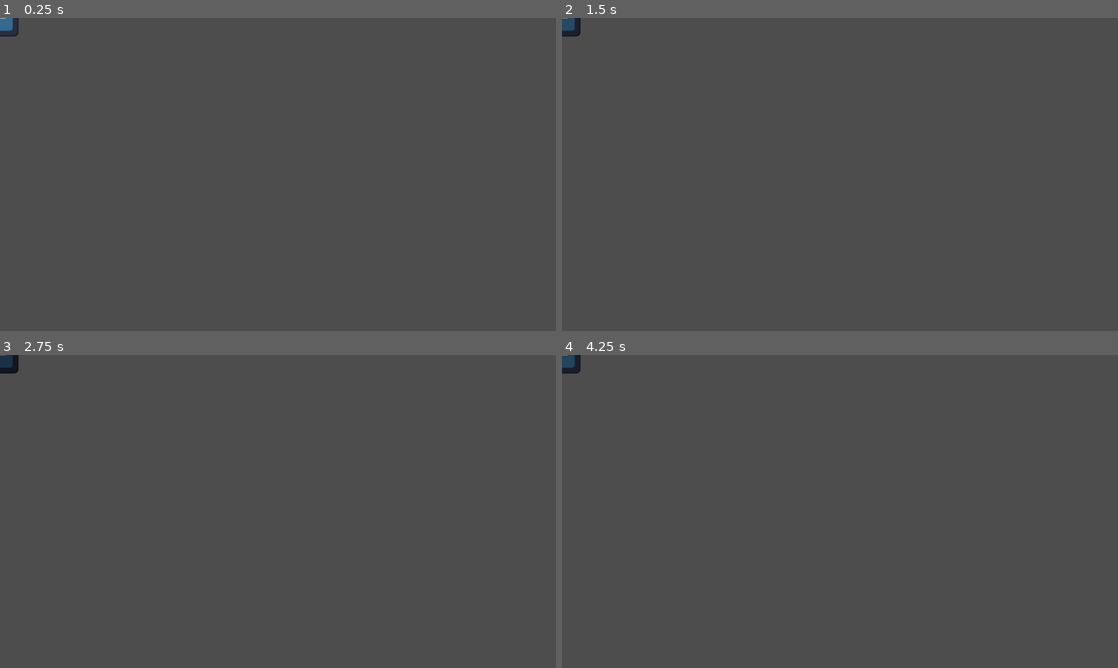
Above: before the commit, frames 1-4 (two rows, left to right).
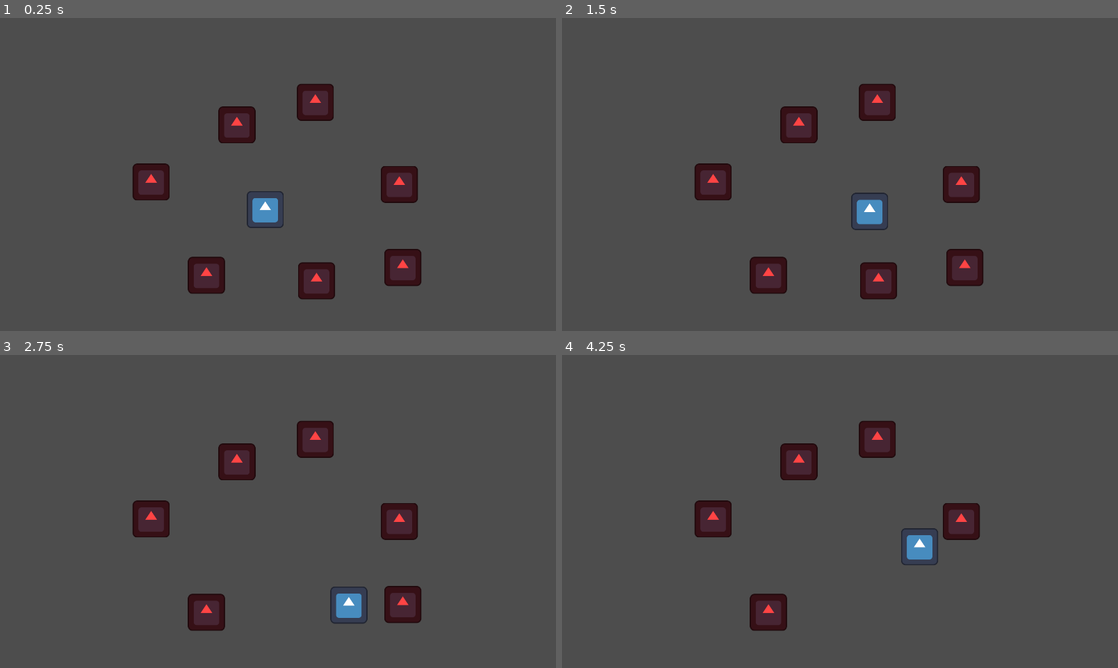
Above: after the commit, the same moments.

Repository: parrotwise/eventide-brackeys-2026-2
Game: Godot game, scene res://temp/parrot/test_level.tscn
The game is run twice, just before and just after one commit, with the same random seed, the same clock (stepped at 60 frames per second) and the same inputs. The project has no main scene, so this scene is started directly. The engine's default icon, where the game draws it, is replaced by a stand-in: a white triangle on a blue panel in a dark square.
Inputs:
- Up to frame 1 (0.25 s): no input
- Up to frame 2 (1.5 s): tap Enter at 0.5 s; hold Right (ui_right) 0.53-1.28 s; hold Down (ui_down) from 1.28 s (still down)
- Up to frame 3 (2.75 s): release Down (ui_down) at 2.03 s; hold Right (ui_right) from 2.03 s (still down)
- Up to frame 4 (4.25 s): release Right (ui_right) at 2.78 s; hold Up (ui_up) 2.78-3.53 s; hold Left (ui_left) from 3.53 s (still down)

The runs differ from the first frame. In frame 1, 6.1% of the frame differs, in the area x 0-76%, y 0-90%; in frame 2, 6.1%; in frame 3, 5.3%; in frame 4, 4.6%.

Commit message:
Import recent changes from the preflight repo template

Diff:
--- a/assets/audio/audio_bus_layout.tres
+++ b/assets/audio/audio_bus_layout.tres
@@ -1,15 +1,32 @@
 [gd_resource type="AudioBusLayout" format=3 uid="uid://blvcceoo7rnvg"]
 
+[sub_resource type="AudioEffectLimiter" id="AudioEffectLimiter_wqctf"]
+resource_name = "Limiter"
+
 [resource]
+bus/0/effect/0/effect = SubResource("AudioEffectLimiter_wqctf")
+bus/0/effect/0/enabled = true
 bus/1/name = &"Music"
 bus/1/solo = false
 bus/1/mute = false
 bus/1/bypass_fx = false
 bus/1/volume_db = 0.0
 bus/1/send = &"Master"
-bus/2/name = &"SFX"
+bus/2/name = &"Music Effects"
 bus/2/solo = false
-bus/2/mute = false
+bus/2/mute = true
 bus/2/bypass_fx = false
 bus/2/volume_db = 0.0
-bus/2/send = &"Master"
+bus/2/send = &"Music"
+bus/3/name = &"SFX"
+bus/3/solo = false
+bus/3/mute = false
+bus/3/bypass_fx = false
+bus/3/volume_db = 0.0
+bus/3/send = &"Master"
+bus/4/name = &"SFX Effects"
+bus/4/solo = false
+bus/4/mute = true
+bus/4/bypass_fx = false
+bus/4/volume_db = 0.0
+bus/4/send = &"SFX"
--- /dev/null
+++ b/objects/game/components/audio_component.gd
@@ -0,0 +1,25 @@
+class_name AudioComponent
+extends AudioStreamPlayer2D
+
+
+@export var audio_stream: AudioStream
+
+var source: Node2D
+
+
+func _ready() -> void:
+	stream = audio_stream
+	Audio.audio_components.append(self)
+
+
+func _exit_tree() -> void:
+	Audio.audio_components.erase(self)
+
+
+func play_clip(clip_name: StringName, volume: float = 0.5) -> void:
+	volume_linear = volume
+
+	if not playing:
+		play()
+
+	get_stream_playback().switch_to_clip_by_name(clip_name)
--- /dev/null
+++ b/objects/game/components/audio_component.tscn
@@ -0,0 +1,6 @@
+[gd_scene format=3 uid="uid://docaxv0miryg2"]
+
+[ext_resource type="Script" uid="uid://bbrdgfxqmwdcl" path="res://objects/game/components/audio_component.gd" id="1_v0rs6"]
+
+[node name="AudioComponent" type="AudioStreamPlayer2D" unique_id=767357198]
+script = ExtResource("1_v0rs6")
--- /dev/null
+++ b/objects/game/components/health_component.gd
@@ -0,0 +1,23 @@
+class_name HealthComponent
+extends Node
+
+
+signal knockout()
+
+@export var max_health: int
+
+var character: Player
+
+@onready var current_health: int = max_health
+@onready var knocked_out: bool = false
+
+
+func take_damage(damage: int) -> void:
+	if knocked_out:
+		return
+
+	current_health = maxi(0, current_health - damage)
+
+	if current_health == 0:
+		knocked_out = true
+		knockout.emit()
--- /dev/null
+++ b/objects/game/components/health_component.tscn
@@ -0,0 +1,7 @@
+[gd_scene format=3 uid="uid://cvpqjkipf6mgx"]
+
+[ext_resource type="Script" uid="uid://cjeypy6rmrh5d" path="res://objects/game/components/health_component.gd" id="1_6js8x"]
+
+[node name="HealthComponent" type="Node" unique_id=1290732730]
+script = ExtResource("1_6js8x")
+max_health = 100
--- /dev/null
+++ b/objects/game/components/hitbox_component.gd
@@ -0,0 +1,16 @@
+class_name HitboxComponent
+extends Area2D
+
+
+signal hit(character: Player)
+
+var hazard: Node2D
+
+
+func _ready() -> void:
+	area_entered.connect(_on_area_entered)
+
+
+func _on_area_entered(area: Area2D) -> void:
+	if area is HurtboxComponent:
+		hit.emit(area.character)
--- /dev/null
+++ b/objects/game/components/hitbox_component.tscn
@@ -0,0 +1,12 @@
+[gd_scene format=3 uid="uid://d2lumitmelwm2"]
+
+[ext_resource type="Script" uid="uid://b2vh7a534ocgr" path="res://objects/game/components/hitbox_component.gd" id="1_cf2ji"]
+
+[sub_resource type="RectangleShape2D" id="RectangleShape2D_2ca05"]
+size = Vector2(92, 88)
+
+[node name="HitboxComponent" type="Area2D" unique_id=720074007]
+script = ExtResource("1_cf2ji")
+
+[node name="Collider" type="CollisionShape2D" parent="." unique_id=1540984971]
+shape = SubResource("RectangleShape2D_2ca05")
--- /dev/null
+++ b/objects/game/components/hurtbox_component.gd
@@ -0,0 +1,16 @@
+class_name HurtboxComponent
+extends Area2D
+
+
+signal hurt(by_hazard: Node)
+
+var character: Player
+
+
+func _ready() -> void:
+	area_entered.connect(_on_area_entered)
+
+
+func _on_area_entered(area: Area2D) -> void:
+	if area is HitboxComponent:
+		hurt.emit(area.hazard)
--- /dev/null
+++ b/objects/game/components/hurtbox_component.tscn
@@ -0,0 +1,12 @@
+[gd_scene format=3 uid="uid://b8vmcro0xw8v5"]
+
+[ext_resource type="Script" uid="uid://b2har68byncq2" path="res://objects/game/components/hurtbox_component.gd" id="1_0vcnu"]
+
+[sub_resource type="RectangleShape2D" id="RectangleShape2D_2ca05"]
+size = Vector2(92, 88)
+
+[node name="HurtboxComponent" type="Area2D" unique_id=320001002]
+script = ExtResource("1_0vcnu")
+
+[node name="Collider" type="CollisionShape2D" parent="." unique_id=1247371829]
+shape = SubResource("RectangleShape2D_2ca05")
--- /dev/null
+++ b/objects/game/components/input_component.gd
@@ -0,0 +1,25 @@
+class_name InputComponent
+extends Node
+
+## Copied and modified from another project.
+
+
+signal movement_input(move_direction: Vector2)
+
+var character: Player
+var is_moving: bool = false
+
+
+func _process(_delta: float) -> void:
+	get_direction_vector()
+
+
+func get_direction_vector() -> void:
+	var direction: Vector2 = Input.get_vector("ui_left", "ui_right", "ui_up", "ui_down")
+	if direction:
+		if not is_moving:
+			is_moving = true
+		movement_input.emit(direction)
+	elif is_moving:
+		is_moving = false
+		movement_input.emit(Vector2.ZERO)
--- /dev/null
+++ b/objects/game/components/input_component.tscn
@@ -0,0 +1,6 @@
+[gd_scene format=3 uid="uid://cmt56akdl4tce"]
+
+[ext_resource type="Script" uid="uid://cskhgupgayaci" path="res://objects/game/components/input_component.gd" id="1_fsq0q"]
+
+[node name="InputComponent" type="Node" unique_id=710571611]
+script = ExtResource("1_fsq0q")
--- /dev/null
+++ b/objects/game/components/movement_component.gd
@@ -0,0 +1,34 @@
+class_name MovementComponent
+extends Node
+
+## Copied and modified from another project.
+
+
+const ACCELERATION_SPEED: float = 6
+const DECELERATION_SPEED: float = 6
+
+@export var speed: float = 600.0
+
+var character: Player
+var new_velocity: Vector2
+
+
+func update_velocities(direction: Vector2) -> void:
+	if direction:
+		new_velocity = direction * speed
+		character.velocity.x = move_toward(character.velocity.x, new_velocity.x, ACCELERATION_SPEED)
+		character.velocity.y = move_toward(character.velocity.y, new_velocity.y, ACCELERATION_SPEED)
+	else:
+		character.velocity.x = move_toward(character.velocity.x, 0, DECELERATION_SPEED)
+		character.velocity.y = move_toward(character.velocity.y, 0, DECELERATION_SPEED)
+		# Loop deceleration until zero.
+		if character.velocity:
+			update_velocities(direction)
+
+	character.move_and_slide()
+
+	# Update the sprite to match player movement.
+	if direction.x > 0:
+		character.sprite.flip_h = true
+	elif direction.x < 0:
+		character.sprite.flip_h = false
--- /dev/null
+++ b/objects/game/components/movement_component.tscn
@@ -0,0 +1,6 @@
+[gd_scene format=3 uid="uid://ocihqkddfqgm"]
+
+[ext_resource type="Script" uid="uid://bca1qq3cpqc5q" path="res://objects/game/components/movement_component.gd" id="1_61epx"]
+
+[node name="MovementComponent" type="Node" unique_id=165375919]
+script = ExtResource("1_61epx")
--- /dev/null
+++ b/objects/game/hazards/hazard.gd
@@ -0,0 +1,25 @@
+class_name Hazard
+extends Node2D
+
+
+@export var damage: int
+
+var sprite: Sprite2D:
+	get: return $Sprite
+var hitbox_component: HitboxComponent:
+	get: return $HitboxComponent
+
+
+func _ready() -> void:
+	Game.hazards.append(self)
+
+	hitbox_component.hazard = self
+	hitbox_component.hit.connect(_on_hitting)
+
+
+func _exit_tree() -> void:
+	Game.hazards.erase(self)
+
+
+func _on_hitting(_character: Player) -> void:
+	queue_free()
--- /dev/null
+++ b/objects/game/hazards/hazard.tscn
@@ -0,0 +1,15 @@
+[gd_scene format=3 uid="uid://cuockdwqd0agu"]
+
+[ext_resource type="Script" uid="uid://btq70chnx6edu" path="res://objects/game/hazards/hazard.gd" id="1_j38ge"]
+[ext_resource type="Texture2D" uid="uid://cklahbcbv30qa" path="res://assets/art/icons/icon_godot.svg" id="2_fhj5w"]
+[ext_resource type="PackedScene" uid="uid://d2lumitmelwm2" path="res://objects/game/components/hitbox_component.tscn" id="3_6l50c"]
+
+[node name="Hazard" type="Node2D" unique_id=2065349293]
+script = ExtResource("1_j38ge")
+damage = 10
+
+[node name="Sprite" type="Sprite2D" parent="." unique_id=1905798098]
+self_modulate = Color(1, 0.26666668, 0.26666668, 1)
+texture = ExtResource("2_fhj5w")
+
+[node name="HitboxComponent" parent="." unique_id=720074007 instance=ExtResource("3_6l50c")]
--- /dev/null
+++ b/objects/game/levels/test_level.gd
@@ -0,0 +1,6 @@
+class_name TestLevel
+extends Node2D
+
+
+func _ready() -> void:
+	Game.start.emit()
--- a/objects/game/player/player.gd
+++ b/objects/game/player/player.gd
@@ -6,10 +6,36 @@
 	get: return $Sprite
 var collider: CollisionShape2D:
 	get: return $Collider
-var sample_component: SampleComponent:
-	get: return $SampleComponent
+var input_component: InputComponent:
+	get: return $InputComponent
+var movement_component: MovementComponent:
+	get: return $MovementComponent
+var health_component: HealthComponent:
+	get: return $HealthComponent
+var hurtbox_component: HurtboxComponent:
+	get: return $HurtboxComponent
+var audio_component: AudioComponent:
+	get: return $AudioComponent
 
 
 func _ready() -> void:
 	Game.player = self
-	sample_component.player = self
+
+	input_component.character = self
+	input_component.movement_input.connect(movement_component.update_velocities)
+
+	hurtbox_component.character = self
+	hurtbox_component.hurt.connect(_on_hurt_by)
+
+	health_component.character = self
+	health_component.knockout.connect(Game.end.emit)
+
+	movement_component.character = self
+	audio_component.source = self
+
+
+func _on_hurt_by(hazard: Hazard) -> void:
+	health_component.take_damage(hazard.damage)
+	audio_component.play_clip(&'grunt', 0.5)
+
+	Debug.info('Took %d damage, %d health left.' % [hazard.damage, health_component.current_health])
--- a/objects/game/player/player.tscn
+++ b/objects/game/player/player.tscn
@@ -2,7 +2,12 @@
 
 [ext_resource type="Script" uid="uid://bq42wyi38hkkg" path="res://objects/game/player/player.gd" id="1_eodns"]
 [ext_resource type="Texture2D" uid="uid://cklahbcbv30qa" path="res://assets/art/icons/icon_godot.svg" id="2_pgn6d"]
-[ext_resource type="Script" uid="uid://cpsyyceqbaaaw" path="res://objects/game/components/sample_component.gd" id="3_2ca05"]
+[ext_resource type="PackedScene" uid="uid://cmt56akdl4tce" path="res://objects/game/components/input_component.tscn" id="3_2ca05"]
+[ext_resource type="PackedScene" uid="uid://ocihqkddfqgm" path="res://objects/game/components/movement_component.tscn" id="4_56wwm"]
+[ext_resource type="PackedScene" uid="uid://cvpqjkipf6mgx" path="res://objects/game/components/health_component.tscn" id="4_re7xk"]
+[ext_resource type="PackedScene" uid="uid://b8vmcro0xw8v5" path="res://objects/game/components/hurtbox_component.tscn" id="6_re7xk"]
+[ext_resource type="PackedScene" uid="uid://docaxv0miryg2" path="res://objects/game/components/audio_component.tscn" id="7_re7xk"]
+[ext_resource type="AudioStream" uid="uid://bopvkhqpu5b0b" path="res://assets/audio/sfx/sfx_stream.tres" id="8_qxl5d"]
 
 [sub_resource type="RectangleShape2D" id="RectangleShape2D_ywvrj"]
 size = Vector2(126, 126)
@@ -16,5 +21,13 @@
 [node name="Collider" type="CollisionShape2D" parent="." unique_id=2006458506]
 shape = SubResource("RectangleShape2D_ywvrj")
 
-[node name="SampleComponent" type="Node" parent="." unique_id=1338845533]
-script = ExtResource("3_2ca05")
+[node name="InputComponent" parent="." unique_id=710571611 instance=ExtResource("3_2ca05")]
+
+[node name="HealthComponent" parent="." unique_id=1290732730 instance=ExtResource("4_re7xk")]
+
+[node name="MovementComponent" parent="." unique_id=165375919 instance=ExtResource("4_56wwm")]
+
+[node name="HurtboxComponent" parent="." unique_id=320001002 instance=ExtResource("6_re7xk")]
+
+[node name="AudioComponent" parent="." unique_id=767357198 instance=ExtResource("7_re7xk")]
+audio_stream = ExtResource("8_qxl5d")
--- a/objects/global/audio.gd
+++ b/objects/global/audio.gd
@@ -1,8 +1,14 @@
 extends Node
 
 
+var master_volume: int
+var music_volume: int
+var sfx_volume: int
+
 var sfx_player_template: PackedScene = preload('res://objects/audio/sfx_player.tscn')
 var music_player_template: PackedScene = preload('res://objects/audio/music_player.tscn')
+
+var audio_components: Array[AudioComponent] = []
 
 @onready var sfx_player: SFXPlayer = sfx_player_template.instantiate()
 @onready var music_player: MusicPlayer = music_player_template.instantiate()
--- a/objects/global/game.gd
+++ b/objects/global/game.gd
@@ -1,7 +1,13 @@
 extends Node
 
 
-@warning_ignore("unused_signal") signal start()
-@warning_ignore("unused_signal") signal end()
+signal start()
+signal end()
 
 var player: Player
+var hazards: Array[Hazard] = []
+
+
+func _ready() -> void:
+	start.connect(Debug.info.bind('Game started.'))
+	end.connect(Debug.info.bind('Game ended.'))
--- a/temp/parrot/test_level.tscn
+++ b/temp/parrot/test_level.tscn
@@ -1,9 +1,43 @@
 [gd_scene format=3 uid="uid://negrl4caln1s"]
 
+[ext_resource type="Script" uid="uid://5oboc3juueup" path="res://objects/game/levels/test_level.gd" id="1_0w8lq"]
 [ext_resource type="PackedScene" uid="uid://d2tb7j8f8p2tm" path="res://objects/game/player/player.tscn" id="1_dkk2m"]
+[ext_resource type="PackedScene" uid="uid://cuockdwqd0agu" path="res://objects/game/hazards/hazard.tscn" id="3_ump2o"]
 
 [node name="ParrotTestLevel" type="Node2D" unique_id=1154679703]
+script = ExtResource("1_0w8lq")
 
 [node name="Player" parent="." unique_id=1591856680 instance=ExtResource("1_dkk2m")]
+position = Vector2(916, 661)
+
+[node name="Hazards" type="Node2D" parent="." unique_id=690934761]
+
+[node name="Hazard1" parent="Hazards" unique_id=2065349293 instance=ExtResource("3_ump2o")]
+position = Vector2(1089, 291)
+damage = 40
+
+[node name="Hazard2" parent="Hazards" unique_id=1751897706 instance=ExtResource("3_ump2o")]
+position = Vector2(522, 566)
+damage = 45
+
+[node name="Hazard3" parent="Hazards" unique_id=123137310 instance=ExtResource("3_ump2o")]
+position = Vector2(818, 369)
+damage = 35
+
+[node name="Hazard4" parent="Hazards" unique_id=1419558676 instance=ExtResource("3_ump2o")]
+position = Vector2(1379, 574)
+damage = 40
+
+[node name="Hazard5" parent="Hazards" unique_id=1428222734 instance=ExtResource("3_ump2o")]
+position = Vector2(1391, 861)
+damage = 45
+
+[node name="Hazard6" parent="Hazards" unique_id=507377437 instance=ExtResource("3_ump2o")]
+position = Vector2(1093, 907)
+damage = 35
+
+[node name="Hazard7" parent="Hazards" unique_id=1693044959 instance=ExtResource("3_ump2o")]
+position = Vector2(713, 888)
+damage = 50
 
 [editable path="Player"]
Not shown, changed: objects/audio/music_player.gd.uid
Not shown: 1 places in objects/audio/music_player.tscn that only renumber resources
Not shown, changed: objects/audio/sfx_player.gd.uid
Not shown: 1 places in objects/audio/sfx_player.tscn that only renumber resources
Not shown, added: objects/game/components/audio_component.gd.uid
Not shown, added: objects/game/components/health_component.gd.uid
Not shown, added: objects/game/components/hitbox_component.gd.uid
Not shown, added: objects/game/components/hurtbox_component.gd.uid
Not shown, added: objects/game/components/input_component.gd.uid
Not shown, added: objects/game/components/movement_component.gd.uid
Not shown, added: objects/game/hazards/hazard.gd.uid
Not shown, added: objects/game/levels/test_level.gd.uid
(and 2 more such lines)
